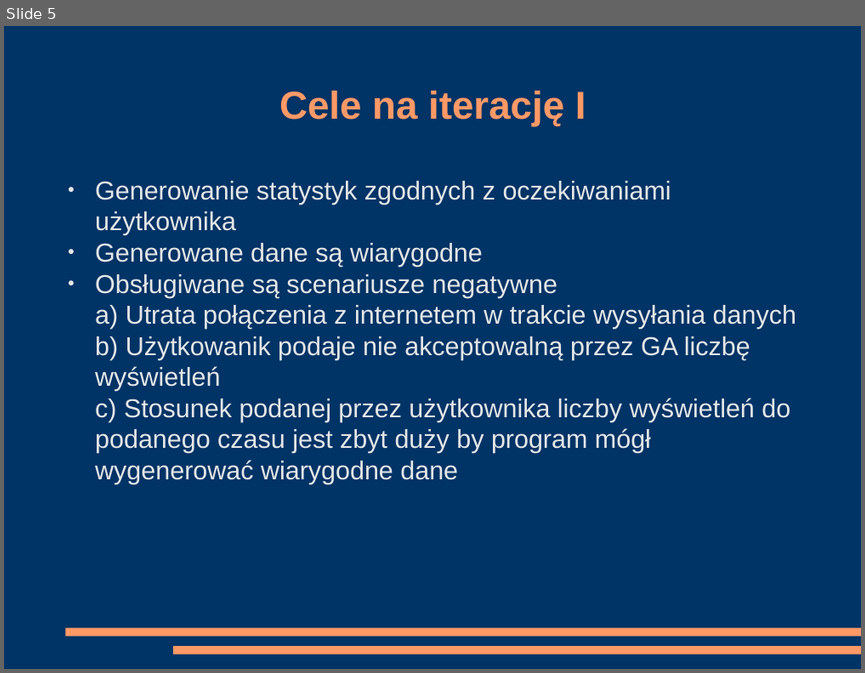
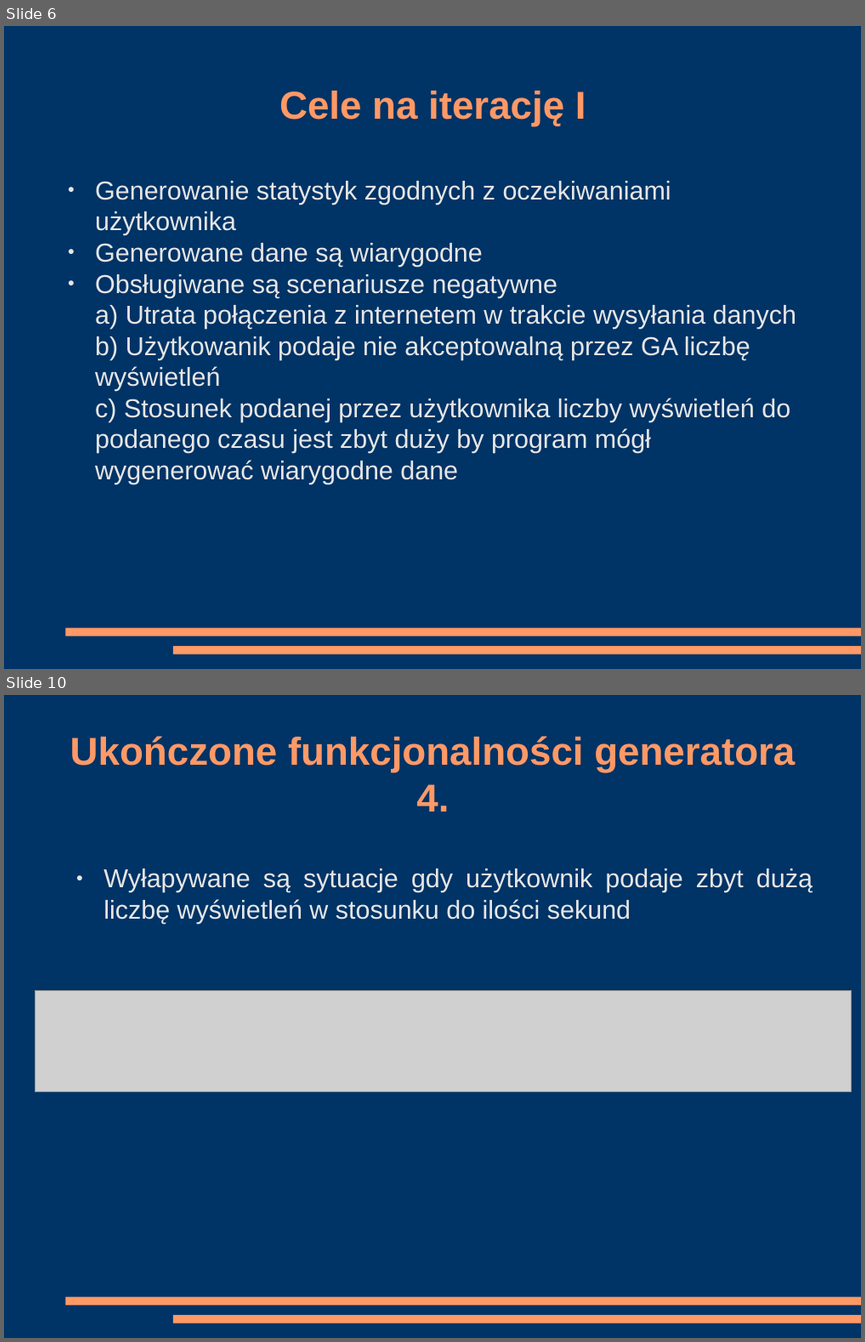
Before and after one commit to kanadas/IO, a slide deck: Iteracja_I_prezentacja.odp. Shown one above the other, each under a label of ours: slide 5 before the commit, slides 6 and 10 after it; the slides between them are not shown. The pictures are 865x673 and 865x1342 pixels, drawn with LibreOffice and Linux fonts; fonts in the diff are those of the drawing; grey boxes stand for pictures. Boxes give left, top, right and bottom in pixels: in the first picture for what was removed or moved away, otherwise in the second. Text is boxed around its words. In the diff, an @@ line names an element or a change of style, - is before the commit and + after.

```diff
--- a/Iteracja_I_prezentacja.odp
+++ b/Iteracja_I_prezentacja.odp
@@ slide 10 added at (x1=4, y1=695, x2=861, y2=1338), background #003366; not listed: 2 template elements that a slide beside it also shows @@
@@ title added at (x1=70, y1=736, x2=794, y2=811), 36 pt, text #FF9966, bold @@
+Ukończone funkcjonalności generatora 4.
@@ text added at (x1=103, y1=868, x2=812, y2=924), 24 pt, text #E6E6E6 @@
+● Wyłapywane są sytuacje gdy użytkownik podaje zbyt dużą liczbę wyświetleń w stosunku do ilości sekund
@@ picture added at (x1=35, y1=991, x2=851, y2=1091) @@
@@ what was slide 5 is now slide 6 @@
```
Also in this commit, not shown: 7 slides changed, 3 other slides added, 1 slide removed, 5 other files.
